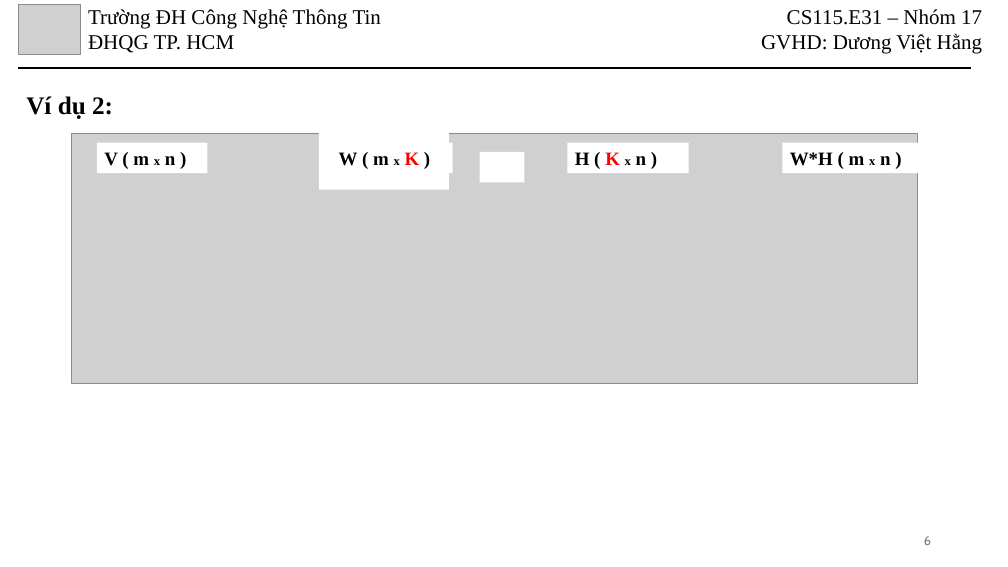
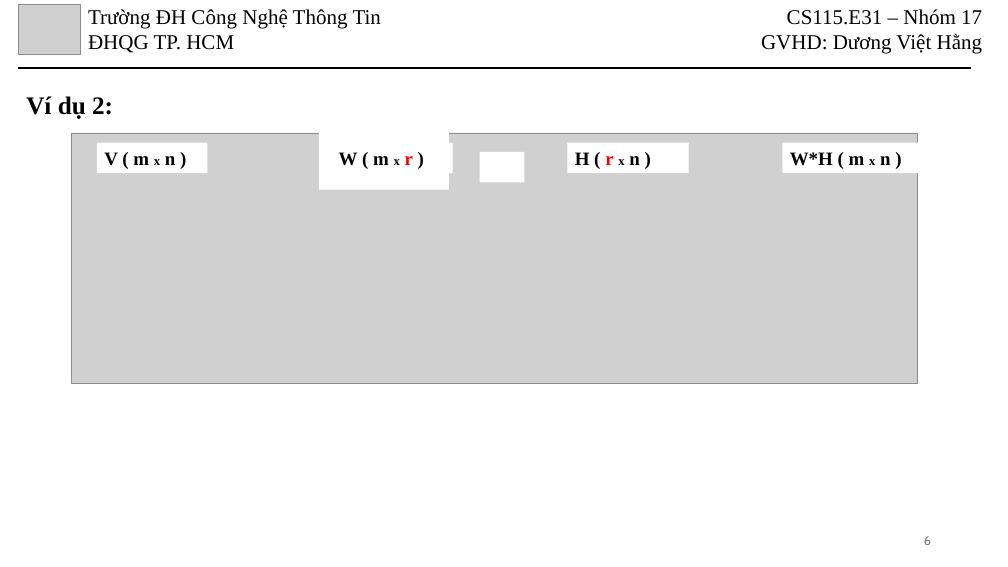
Before and after one commit to HoanHang/AI-UIT, a slide deck: slide 6 of Toan_KHMT/BaoCao/CS115-Nhom17-NMF.pptx. Drawn at 1008x567 pixels with LibreOffice and Linux fonts; fonts in the diff are those of the drawing; grey boxes stand for pictures. Boxes give left, top, right and bottom in pixels: in the first picture for what was removed or moved away, otherwise in the second. Text is boxed around its words. In the diff, an @@ line names an element or a change of style, - is before the commit and + after.

```diff
--- a/Toan_KHMT/BaoCao/CS115-Nhom17-NMF.pptx
+++ b/Toan_KHMT/BaoCao/CS115-Nhom17-NMF.pptx
@@ text at [339, 152, 413, 166]: text changed @@
-W ( m x K )
+W ( m x r )
@@ text in rectangle at [575, 152, 640, 165]: text changed @@
-H ( K x n )
+H ( r x n )
```
Also in this commit, not shown: 22 other slides changed, 2 slides removed.
